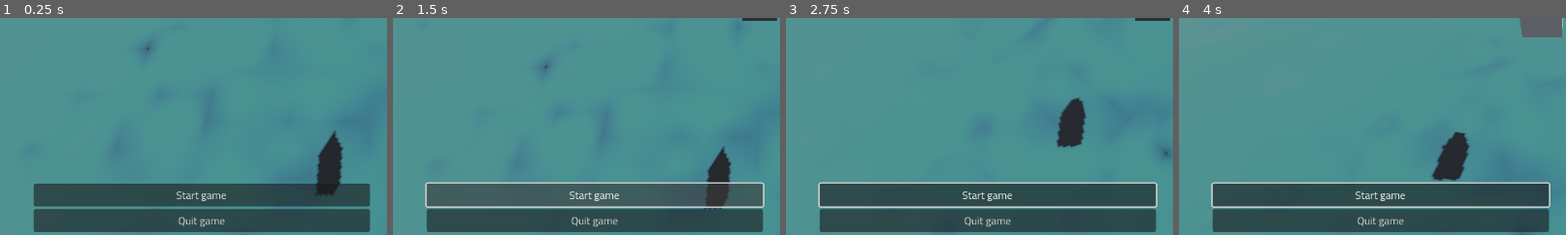
Above: before the commit, frames 1-4 (left to right).
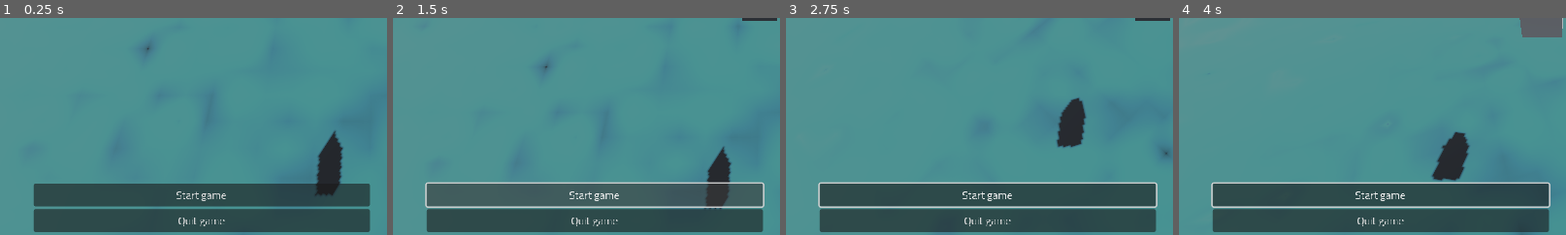
Above: after the commit, the same moments.

Repository: qkas/FGJ2025
Game: Godot game, scene res://scenes/sea/game.tscn
Same seed, same stepped clock (60 frames per second), same inputs: the game is played once before the commit and once after it.
Inputs (mouse positions are % of the whole screen's width and height, from its top left):
- Up to frame 1 (0.25 s): no input
- Up to frame 2 (1.5 s): click "Start game" at 0.5 s; click "Start game" at 1.25 s
- Up to frame 3 (2.75 s): tap Enter at 2 s; move the mouse to (72, 45) at 2.02 s; hold D (right) from 2.03 s (still down); hold C from 2.03 s (still down); click (72, 45) at 2.17 s
- Up to frame 4 (4 s): release D (right) at 2.75 s; release C at 2.75 s; drag from (30, 55) to (45, 70) at 2.77 s; move the mouse to (60, 28) at 3.52 s; hold D (right) from 3.53 s (still down); hold C from 3.53 s (still down)
The pictures show only the part of the screen within x 0-50%, y 32-82%; the shares and areas given below are measured in that part.

The runs differ from the first frame. In frame 1, 0.3% of the frame differs, in the area x 45-59%, y 79-97%; in frame 2, 0.3%; in frame 3, 0.3%; in frame 4, 0.3%.

Commit message:
Changed render settings

Diff:
--- a/project.godot
+++ b/project.godot
@@ -51,3 +51,10 @@
 "events": [Object(InputEventKey,"resource_local_to_scene":false,"resource_name":"","device":-1,"window_id":0,"alt_press …(192 unchanged characters)…
 ]
 }
+
+[rendering]
+
+textures/canvas_textures/default_texture_filter=0
+textures/default_filters/anisotropic_filtering_level=0
+textures/decals/filter=0
+textures/light_projectors/filter=0
